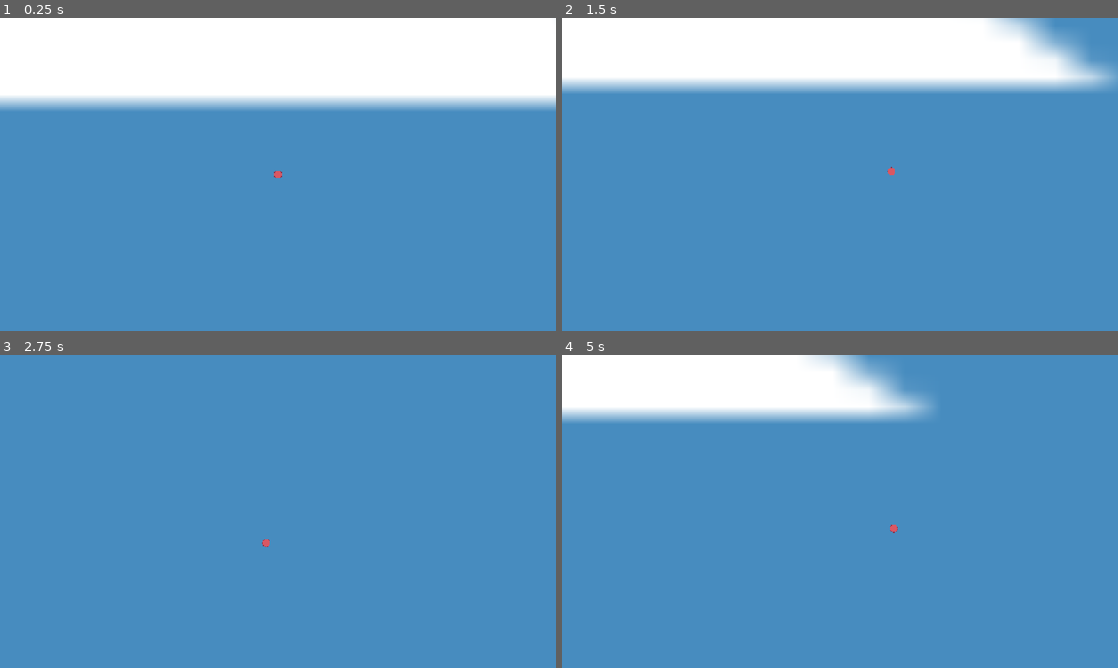
Above: before the commit, frames 1-4 (two rows, left to right).
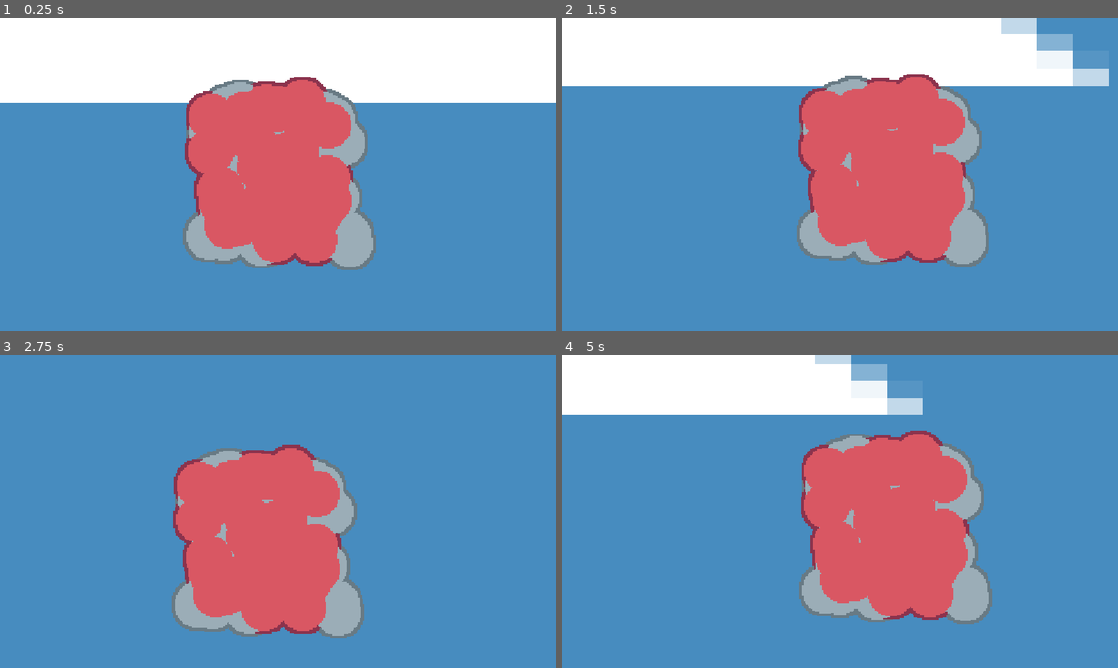
Above: after the commit, the same moments.

Repository: Green4TFG/atom-revolution
Game: Godot game, scene res://levels/level.tscn
The game is run twice, just before and just after one commit, with the same random seed, the same clock (stepped at 60 frames per second) and the same inputs. The engine's default icon, where the game draws it, is replaced by a stand-in: a white triangle on a blue panel in a dark square.
Inputs (mouse positions are in pixels of both pictures, inside the frame that each line leads up to):
- Up to frame 1 (0.25 s): no input
- Up to frame 2 (1.5 s): tap Enter at 0.5 s; move the mouse to (962, 158) at 0.52 s; hold Right (right) 0.53-1.28 s; move the mouse to (728, 190) at 1.27 s; hold Down (down) from 1.28 s (still down)
- Up to frame 3 (2.75 s): move the mouse to (333, 442) at 2.02 s; release Down (down) at 2.03 s; hold Right (right) from 2.03 s (still down)
- Up to frame 4 (5 s): move the mouse to (812, 574) at 2.77 s; release Right (right) at 2.78 s; hold Up (up) 2.78-3.53 s; move the mouse to (1006, 558) at 3.52 s; hold Left (left) from 3.53 s (still down); move the mouse to (673, 464) at 4.27 s

The runs differ from the first frame. In frame 1, 21% of the frame differs, in the area x 0-100%, y 18-81%; in frame 2, 22%, in the area x 0-100%, y 0-80%; in frame 3, 18%; in frame 4, 22%.

Commit message:
Create Nucleuidsafsgdhfjhgsfd

Diff:
--- a/globals.gd
+++ b/globals.gd
@@ -5,6 +5,7 @@
 var rings = 0.0
 
 var RING_COUNTS = [2, 8, 18, 8] #UPDATE THIS BASED ON DIFFICULTY
+var ELEMENT = 4 #1 is Helium, 5 is Radon
 
 var RING_SUMS = []
 
@@ -19,6 +20,8 @@
 		if(electron_num - RING_SUMS[i] < 1):
 			return float(i)
 
+func element():
+	return ELEMENT
 
 func sum(accum, number):
 	return accum + number
--- /dev/null
+++ b/player/neutron_visual.gdshader
@@ -0,0 +1,33 @@
+shader_type canvas_item;
+uniform float thick = 2.0; //uniform allows us to shange the parameter in the material
+void fragment() {
+    //mask
+    vec2 size = TEXTURE_PIXEL_SIZE * thick;
+    float outline = 0.0;
+    outline += texture(TEXTURE, UV + vec2(-size.x,0)).a; //This line looks at the position of the closest neighbros and checks the transparency
+    outline += texture(TEXTURE, UV + vec2(size.x,0)).a;
+    outline += texture(TEXTURE, UV + vec2(0,-size.y)).a;
+    outline += texture(TEXTURE, UV + vec2(0,size.y)).a;
+
+    outline += texture(TEXTURE, UV + vec2(-size.x,size.y)).a; //diagonal pixels, makes it look less ugly
+    outline += texture(TEXTURE, UV + vec2(size.x,size.y)).a;
+    outline += texture(TEXTURE, UV + vec2(-size.x,-size.y)).a;
+    outline += texture(TEXTURE, UV + vec2(size.x,-size.y)).a;
+
+    outline += texture(TEXTURE, UV + vec2(-size.x,size.y*0.5)).a; //Half pixels to also make it look not ugly
+    outline += texture(TEXTURE, UV + vec2(size.x,size.y*0.5)).a;
+    outline += texture(TEXTURE, UV + vec2(-size.x,-size.y*0.5)).a;
+    outline += texture(TEXTURE, UV + vec2(size.x,-size.y*0.5)).a;
+
+    outline = step(1, outline);
+    float alpha = texture(TEXTURE,UV).a;
+
+    if(alpha > 0.5){
+        COLOR = texture(TEXTURE,UV);
+    } else if(outline > 0.5){
+        COLOR = vec4(0.4078, 0.4784, 0.5176, 1.0);
+    } else {
+        COLOR = vec4(0);
+    }
+
+}
--- /dev/null
+++ b/player/neutron_visual.tscn
@@ -0,0 +1,17 @@
+[gd_scene format=3 uid="uid://dh7o14qbgck7t"]
+
+[ext_resource type="Texture2D" uid="uid://cnv2vkpp30j0c" path="res://assets/BasicNuetron.png" id="1_5d348"]
+[ext_resource type="Shader" uid="uid://dgsds4e7yg8uk" path="res://player/neutron_visual.gdshader" id="2_hctgq"]
+
+[sub_resource type="ShaderMaterial" id="ShaderMaterial_17lfe"]
+shader = ExtResource("2_hctgq")
+shader_parameter/thick = 2.0
+
+[node name="NeutronVisual" type="Sprite2D" unique_id=2146740267]
+z_index = 1
+texture = ExtResource("1_5d348")
+
+[node name="outline" type="Sprite2D" parent="." unique_id=148197870]
+z_index = -1
+material = SubResource("ShaderMaterial_17lfe")
+texture = ExtResource("1_5d348")
--- a/player/player.gd
+++ b/player/player.gd
@@ -1,6 +1,7 @@
 extends CharacterBody2D
 
 @onready var electron_folder: Node2D = $"electron folder"
+@onready var nuclei_folder: Node2D = $"nuclei folder"
 @onready var camera: Camera2D = $Camera2D
 
 const ZOOM_RATIOS = [3,2,1.5,1.25,1,0.75,0.5,0.25]
@@ -8,7 +9,6 @@
 const PULL_FORCE = 10000
 
 const ROT_SPEED = 1.0
-
 
 const SPEED = 500
 const JUMP_VELOCITY = -400.0
@@ -19,9 +19,14 @@
 var electron_num = 0.0
 var degrees = 0.0
 
+const PROTON_VISUAL = preload("uid://c8pb1unl7wj75")
+const protons = [2, 10, 18, 36, 86]
+const NUETRON_VISUAL = preload("uid://dh7o14qbgck7t")
+const nuetrons = [2, 10, 22, 54, 134]
 
 func _ready() -> void:
 	Globals.player = self
+	add_nuclei()
 
 func _physics_process(delta: float) -> void:
 	# Add the gravity.
@@ -59,3 +64,17 @@
 
 func sum(accum, number):
 	return accum + number
+
+func add_nuclei():
+	#creates nuetrons
+	var nuetronNum = nuetrons[Globals.element()-1]
+	for i in range(nuetronNum):
+		var nuetron = NUETRON_VISUAL.instantiate();
+		nuetron.position = Vector2(randf_range(-50,50),randf_range(-50,50))
+		nuclei_folder.add_child(nuetron)
+	#creates protons
+	var protonNum = protons[Globals.element()-1]
+	for i in range(protonNum):
+		var proton = PROTON_VISUAL.instantiate();
+		proton.position = Vector2(randf_range(-50,50),randf_range(-50,50))
+		nuclei_folder.add_child(proton)
--- a/player/player.tscn
+++ b/player/player.tscn
@@ -1,16 +1,10 @@
 [gd_scene format=3 uid="uid://dka45pj5mhaer"]
 
 [ext_resource type="Script" uid="uid://ck76s7336uhah" path="res://player/player.gd" id="1_rkbax"]
-[ext_resource type="Texture2D" uid="uid://bajs5gvfnk2cv" path="res://assets/BasicProton.png" id="2_g1dw6"]
 [ext_resource type="Script" uid="uid://14suhccgsttx" path="res://levels/camera_smoothing.gd" id="3_g1dw6"]
-[ext_resource type="Shader" uid="uid://dlbl56i5av4sf" path="res://player/player.gdshader" id="3_yw30f"]
 
 [sub_resource type="CircleShape2D" id="CircleShape2D_ri1ak"]
 radius = 11.0
-
-[sub_resource type="ShaderMaterial" id="ShaderMaterial_17lfe"]
-shader = ExtResource("3_yw30f")
-shader_parameter/thick = 1.0
 
 [node name="player" type="CharacterBody2D" unique_id=65502379]
 collision_layer = 2
@@ -18,18 +12,7 @@
 script = ExtResource("1_rkbax")
 
 [node name="CollisionShape2D" type="CollisionShape2D" parent="." unique_id=489582254]
-visible = false
 shape = SubResource("CircleShape2D_ri1ak")
-
-[node name="Sprite2D" type="Sprite2D" parent="." unique_id=1859837792]
-z_index = 1
-scale = Vector2(0.16, 0.16)
-texture = ExtResource("2_g1dw6")
-
-[node name="outline" type="Sprite2D" parent="Sprite2D" unique_id=533424224]
-show_behind_parent = true
-material = SubResource("ShaderMaterial_17lfe")
-texture = ExtResource("2_g1dw6")
 
 [node name="electron folder" type="Node2D" parent="." unique_id=1406080891]
 
@@ -38,3 +21,5 @@
 position_smoothing_enabled = true
 position_smoothing_speed = 30.0
 script = ExtResource("3_g1dw6")
+
+[node name="nuclei folder" type="Node2D" parent="." unique_id=170725851]
--- /dev/null
+++ b/player/proton_visual.tscn
@@ -0,0 +1,18 @@
+[gd_scene format=3 uid="uid://c8pb1unl7wj75"]
+
+[ext_resource type="Texture2D" uid="uid://bajs5gvfnk2cv" path="res://assets/BasicProton.png" id="1_6w07u"]
+[ext_resource type="Shader" uid="uid://dlbl56i5av4sf" path="res://player/player.gdshader" id="2_v4ci0"]
+
+[sub_resource type="ShaderMaterial" id="ShaderMaterial_cxx4k"]
+shader = ExtResource("2_v4ci0")
+shader_parameter/thick = 2.0
+
+[node name="ProtonVisual" type="Sprite2D" unique_id=1910938141]
+z_index = 1
+texture = ExtResource("1_6w07u")
+
+[node name="outline" type="Sprite2D" parent="." unique_id=1366804391]
+show_behind_parent = true
+z_index = -1
+material = SubResource("ShaderMaterial_cxx4k")
+texture = ExtResource("1_6w07u")
--- a/project.godot
+++ b/project.godot
@@ -63,4 +63,5 @@
 
 [rendering]
 
+textures/canvas_textures/default_texture_filter=0
 rendering_device/driver.windows="d3d12"
Not shown, added: player/neutron_visual.gdshader.uid
